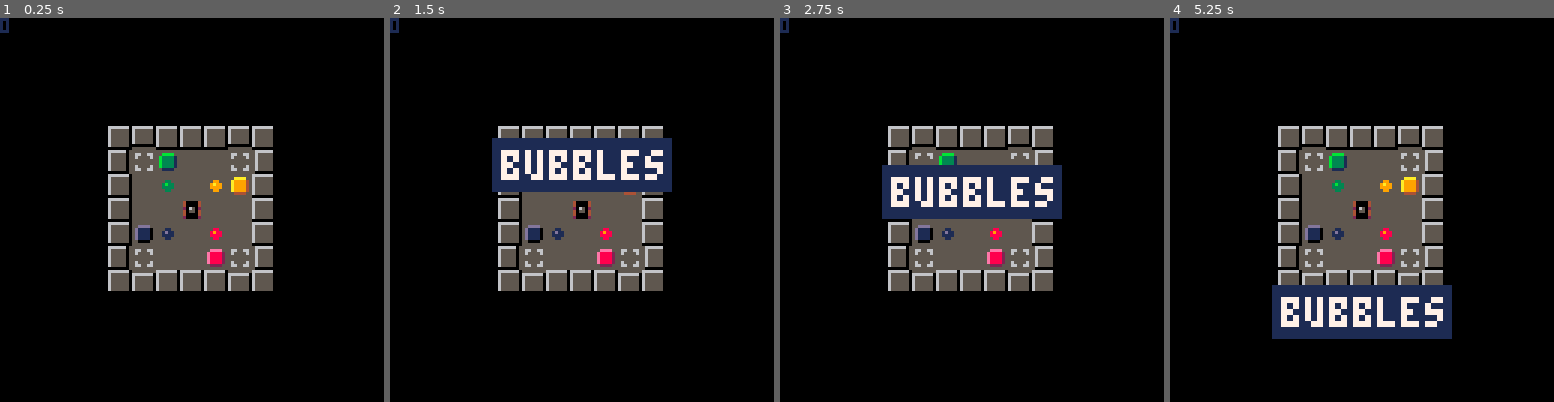
Above: before the commit, frames 1-4 (left to right).
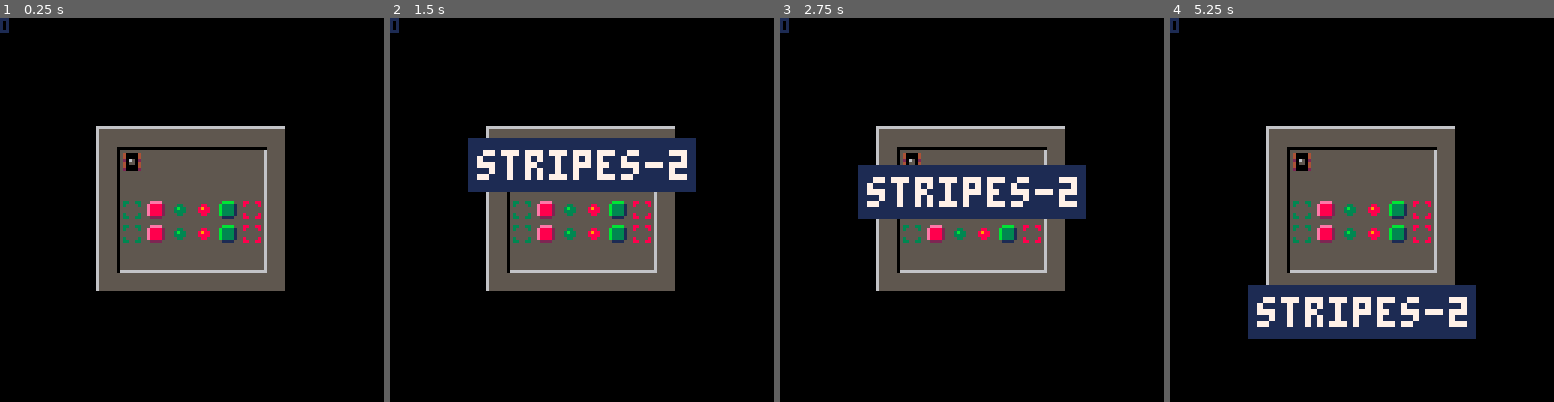
Above: after the commit, the same moments.

Repository: erwinbonsma/SokoBubbleP8
Game: PICO-8 cartridge sokububble.p8
The game is run twice, just before and just after one commit, with the same random seed, the same clock (stepped at 60 frames per second) and the same inputs.
Inputs:
- Up to frame 1 (0.25 s): no input
- Up to frame 2 (1.5 s): tap X (X key) at 1.07 s
- Up to frame 3 (2.75 s): hold Left 1.97-2.37 s; tap X (X key) at 2.07, 2.4, 2.73 s; hold Down from 2.42 s (still down)
- Up to frame 4 (5.25 s): release Down at 2.82 s; hold Right 2.87-3.53 s; tap X (X key) every 0.33 s from 3.07 to 5.07 s; hold Up 3.58-4.08 s; hold Right 4.13-4.53 s; hold Down 4.58-5.08 s; hold Left from 5.13 s (still down)

The runs differ from the first frame. In frame 1, 8.7% of the frame differs, in the area x 25-75%, y 28-72%; in frame 2, 8.9%; in frame 3, 8.5%; in frame 4, 11%, in the area x 20-80%, y 28-84%.

Commit message:
Add two 'stripes' levels

Diff:
--- a/sokububble.p8
+++ b/sokububble.p8
@@ -3,15 +3,15 @@
 __lua__
 level_defs={{
  name="bubbles",
- mapdef={41,0,7,7},
+ mapdef={0,8,7,7},
  ini_bubble=0
 },{
  name="targets",
- mapdef={16,0,7,7},
+ mapdef={7,8,7,7},
  ini_bubble=0
 },{
- name="remove",
- mapdef={0,8,8,8},
+ name="stripes",
+ mapdef={16,0,8,8},
  ini_bubble=0
 },{
  name="hidden",
@@ -23,7 +23,11 @@
  ini_bubble=0
 },{
  name="tiny",
- mapdef={34,0,7,7},
+ mapdef={14,8,7,7},
+ ini_bubble=0
+},{
+ name="stripes-2",
+ mapdef={21,8,8,7},
  ini_bubble=0
 }}
 
@@ -805,7 +809,7 @@
 end
 
 function _init()
- start_level(1)
+ start_level(7)
 end
 
 function _draw()
@@ -900,25 +904,24 @@
 0000000000000000000000000000000001010100000000000000000000000000010101000002020202020000000000000202020202020202020202020202020004141414140810181818181818080802041414141408101818181818180808000414141414081018181818181808080004141414140810181818181818080800
 0000000000000000000000000000000000000000000000000000000000000000000000000000000000000000000000000000000000000000000000000000000000000000000000000000000000000000000000000000000000000000000000000000000000000000000000000000000000000000000000000000000000000000
 __map__
-3136363636363632313636363b36363231363636363632000000000000000000000030303030303030302930303029300000000000000000000000000000000000000000000000000000000000000000000000000000000000000000000000000000000000000000000000000000000000000000000000000000000000000000
-3510000000000035355500003900653535660000554635000000000000000000000030100000000030264d6000004d280000000000000000000000000000000000000000000000000000000000000000000000000000000000000000000000000000000000000000000000000000000000000000000000000000000000000000
-3500000000000035350010600000003535456000400035000000000000000000000030006000400030300066004640300000000000000000000000000000000000000000000000000000000000000000000000000000000000000000000000000000000000000000000000000000000000000000000000000000000000000000
-35000050006025353e3800567640003535000010000035000000000000000000000030005066005630300000100000300000000000000000000000000000000000000000000000000000000000000000000000000000000000000000000000000000000000000000000000000000000000000000000000000000000000000000
-35000060000000353500506646003a3c350070005065350000000000000000000000300070004d4d28307076005600300000000000000000000000000000000000000000000000000000000000000000000000000000000000000000000000000000000000000000000000000000000000000000000000000000000000000000
-35000053006555353500000070000035357675000056350000000000000000000000300000764d4828264d0000504d280000000000000000000000000000000000000000000000000000000000000000000000000000000000000000000000000000000000000000000000000000000000000000000000000000000000000000
-3556002500556535354500370000753533363636363634000000000000000000000030303030272730302730303027300000000000000000000000000000000000000000000000000000000000000000000000000000000000000000000000000000000000000000000000000000000000000000000000000000000000000000
-33363636363636343336363d3636363400000000000000000000000000000000000000000000000000000000000000000000000000000000000000000000000000000000000000000000000000000000000000000000000000000000000000000000000000000000000000000000000000000000000000000000000000000000
-3136363636363632000000000000000000000000000000000000000000000000000000000000000000000000000000000000000000000000000000000000000000000000000000000000000000000000000000000000000000000000000000000000000000000000000000000000000000000000000000000000000000000000
-3510750000000035000000000000000000000000000000000000000000000000000000000000000000000000000000000000000000000000000000000000000000000000000000000000000000000000000000000000000000000000000000000000000000000000000000000000000000000000000000000000000000000000
-3500400000504535000000000000000000000000000000000000000000000000000000000000000000000000000000000000000000000000000000000000000000000000000000000000000000000000000000000000000000000000000000000000000000000000000000000000000000000000000000000000000000000000
-3500006676000035000000000000000000000000000000000000000000000000000000000000000000000000000000000000000000000000000000000000000000000000000000000000000000000000000000000000000000000000000000000000000000000000000000000000000000000000000000000000000000000000
-3500005646000035000000000000000000000000000000000000000000000000000000000000000000000000000000000000000000000000000000000000000000000000000000000000000000000000000000000000000000000000000000000000000000000000000000000000000000000000000000000000000000000000
-3565700000600035000000000000000000000000000000000000000000000000000000000000000000000000000000000000000000000000000000000000000000000000000000000000000000000000000000000000000000000000000000000000000000000000000000000000000000000000000000000000000000000000
-3500000000550035000000000000000000000000000000000000000000000000000000000000000000000000000000000000000000000000000000000000000000000000000000000000000000000000000000000000000000000000000000000000000000000000000000000000000000000000000000000000000000000000
-3336363636363634000000000000000000000000000000000000000000000000000000000000000000000000000000000000000000000000000000000000000000000000000000000000000000000000000000000000000000000000000000000000000000000000000000000000000000000000000000000000000000000000
-…(6 lines of a section not shown)…
+3136363636363632313636363b36363231363636363636320000000000000000000000000000000000000000000000000000000000000000000000000000000000000000000000000000000000000000000000000000000000000000000000000000000000000000000000000000000000000000000000000000000000000000
+3510000000000035355500003900653535100000000000350000000000000000000000000000000000000000000000000000000000000000000000000000000000000000000000000000000000000000000000000000000000000000000000000000000000000000000000000000000000000000000000000000000000000000
+3500000000000035350010600000003535000000000000350000000000000000000000000000000000000000000000000000000000000000000000000000000000000000000000000000000000000000000000000000000000000000000000000000000000000000000000000000000000000000000000000000000000000000
+35000050006025353e3800567640003535655066566055350000000000000000000000000000000000000000000000000000000000000000000000000000000000000000000000000000000000000000000000000000000000000000000000000000000000000000000000000000000000000000000000000000000000000000
+35000060000000353500506646003a3c35655066566055350000000000000000000000000000000000000000000000000000000000000000000000000000000000000000000000000000000000000000000000000000000000000000000000000000000000000000000000000000000000000000000000000000000000000000
+3500005300655535350000007000003535000000000000350000000000000000000000000000000000000000000000000000000000000000000000000000000000000000000000000000000000000000000000000000000000000000000000000000000000000000000000000000000000000000000000000000000000000000
+3556002500556535354500370000753535000000000000350000000000000000000000000000000000000000000000000000000000000000000000000000000000000000000000000000000000000000000000000000000000000000000000000000000000000000000000000000000000000000000000000000000000000000
+33363636363636343336363d3636363433363636363636340000000000000000000000000000000000000000000000000000000000000000000000000000000000000000000000000000000000000000000000000000000000000000000000000000000000000000000000000000000000000000000000000000000000000000
+3029303030293031363636363632303030303030303136363636363632000000000000000000000000000000000000000000000000000000000000000000000000000000000000000000000000000000000000000000000000000000000000000000000000000000000000000000000000000000000000000000000000000000
+264d6000004d2835660000554635301000000000303510000000000035000000000000000000000000000000000000000000000000000000000000000000000000000000000000000000000000000000000000000000000000000000000000000000000000000000000000000000000000000000000000000000000000000000
+3000660046403035456000400035300060004000303500000000000035000000000000000000000000000000000000000000000000000000000000000000000000000000000000000000000000000000000000000000000000000000000000000000000000000000000000000000000000000000000000000000000000000000
+3000001000003035000010000035300050660056303565506656605535000000000000000000000000000000000000000000000000000000000000000000000000000000000000000000000000000000000000000000000000000000000000000000000000000000000000000000000000000000000000000000000000000000
+3070760056003035007000506535300070004d4d283565506656605535000000000000000000000000000000000000000000000000000000000000000000000000000000000000000000000000000000000000000000000000000000000000000000000000000000000000000000000000000000000000000000000000000000
+264d0000504d2835767500005635300000764d48283500000000000035000000000000000000000000000000000000000000000000000000000000000000000000000000000000000000000000000000000000000000000000000000000000000000000000000000000000000000000000000000000000000000000000000000
+3027303030273033363636363634303030302727303336363636363634000000000000000000000000000000000000000000000000000000000000000000000000000000000000000000000000000000000000000000000000000000000000000000000000000000000000000000000000000000000000000000000000000000
+…(6 lines of a section not shown)…
